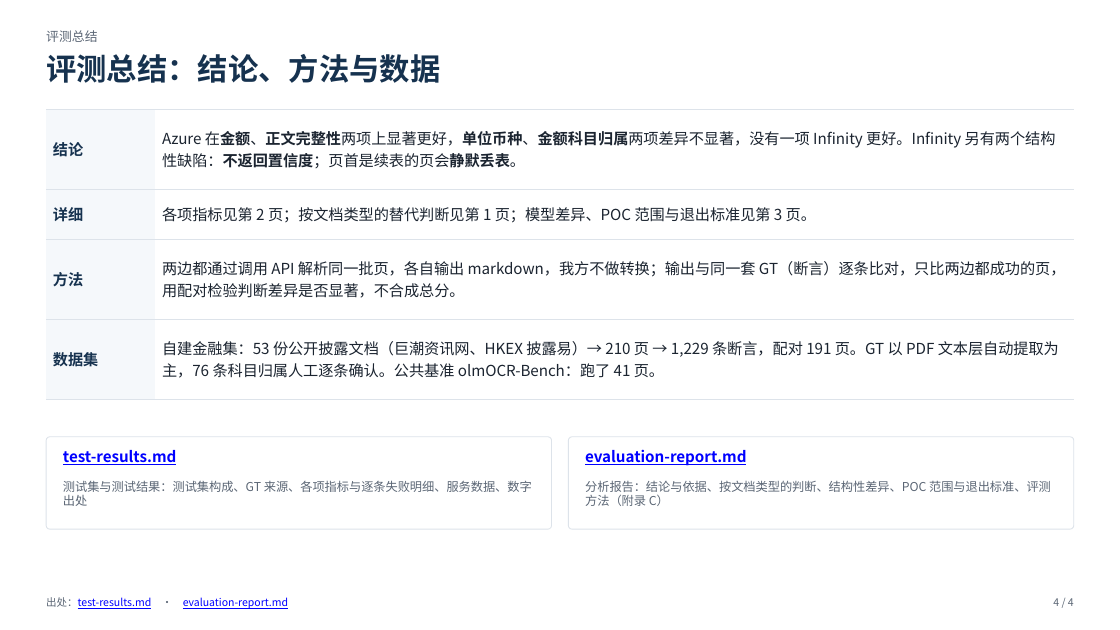
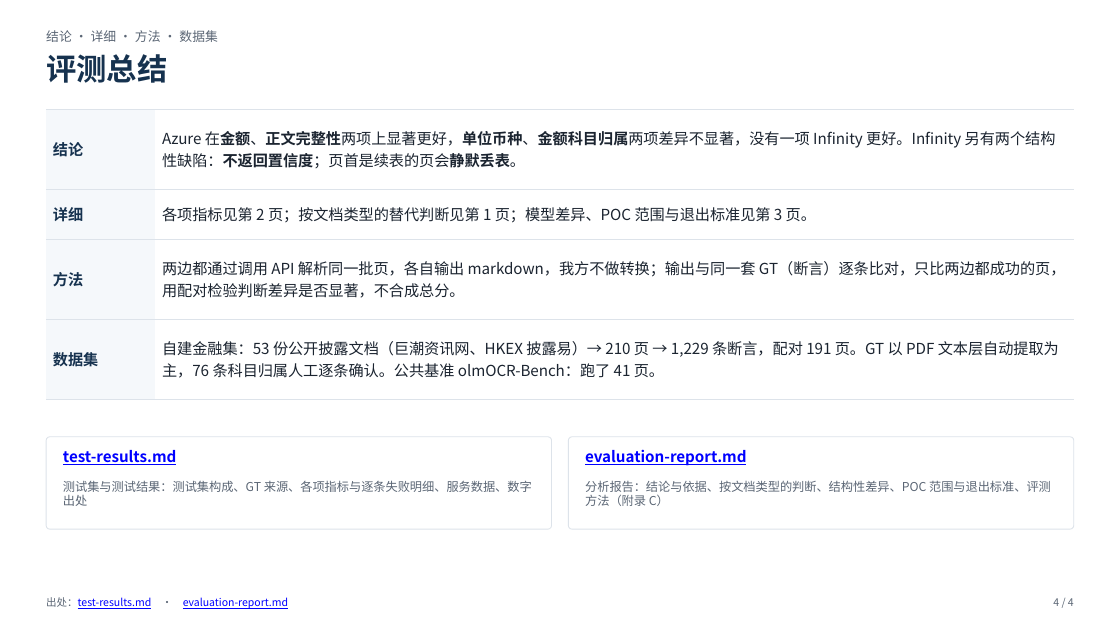
Before and after one commit to gejun2008/doc-parser-eval, a slide deck: slide 4 of docs/briefing-deck.pptx. Drawn at 1120x630 pixels with LibreOffice and Linux fonts; fonts in the diff are those of the drawing. Boxes give left, top, right and bottom in pixels: in the first picture for what was removed or moved away, otherwise in the second. Text is boxed around its words. In the diff, an @@ line names an element or a change of style, - is before the commit and + after.

```diff
--- a/docs/briefing-deck.pptx
+++ b/docs/briefing-deck.pptx
@@ text at [46,54,167,83]: text changed @@
-评测总结：结论、方法与数据
+评测总结
@@ text at [46,30,218,42]: text changed @@
-评测总结
+结论 · 详细 · 方法 · 数据集
```
Also in this commit, not shown: 3 other slides changed, 2 other files.
